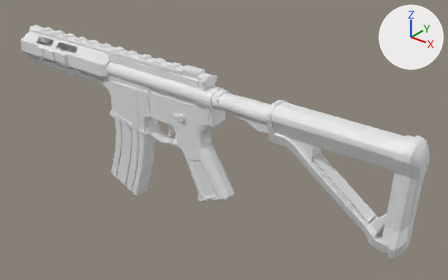
Two versions of the Blender file Other stuff/Blender assets/r4c.blend, one commit apart.
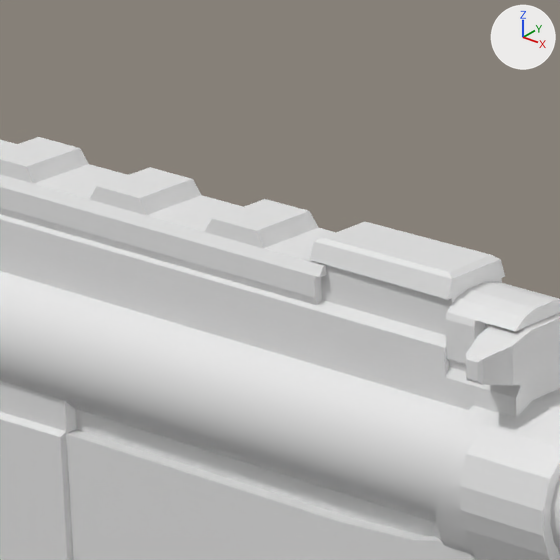
The first picture shows the older version from a camera (50 mm lens) standing at (18.32, -17.33, 9.54) and looking at (3.58, 1.09, -1.88). The close-ups show both versions on the part from 31% to 47% of the width and 13% to 39% of the height of that picture. Lighting does not change. The marker at upper right points along +X, +Y and +Z.
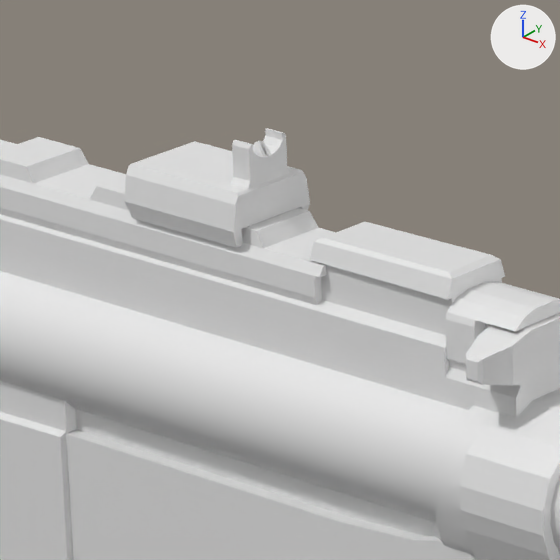
Location of each change, (x1, y1, x2, y2) in pixels of the close-ups (560 x 560 px):
'Cube.002', added
    after: (124, 128, 310, 248)

What changed in the scene script:
```text
Add me_cube_002:
    me_cube_002.from_pydata(...)  # 376 vertices, 358 faces; spans x -34.8..1.0, y -1.5..1.5, z -1.2..1.2
Add ob_cube_002:
    ob_cube_002 = bpy.data.objects.new('Cube.002', me_cube_002)
    ob_cube_002.location = (1.747, 0.0, 1.57)
    ob_cube_002.scale = (0.209, 0.196, 0.209)
```
